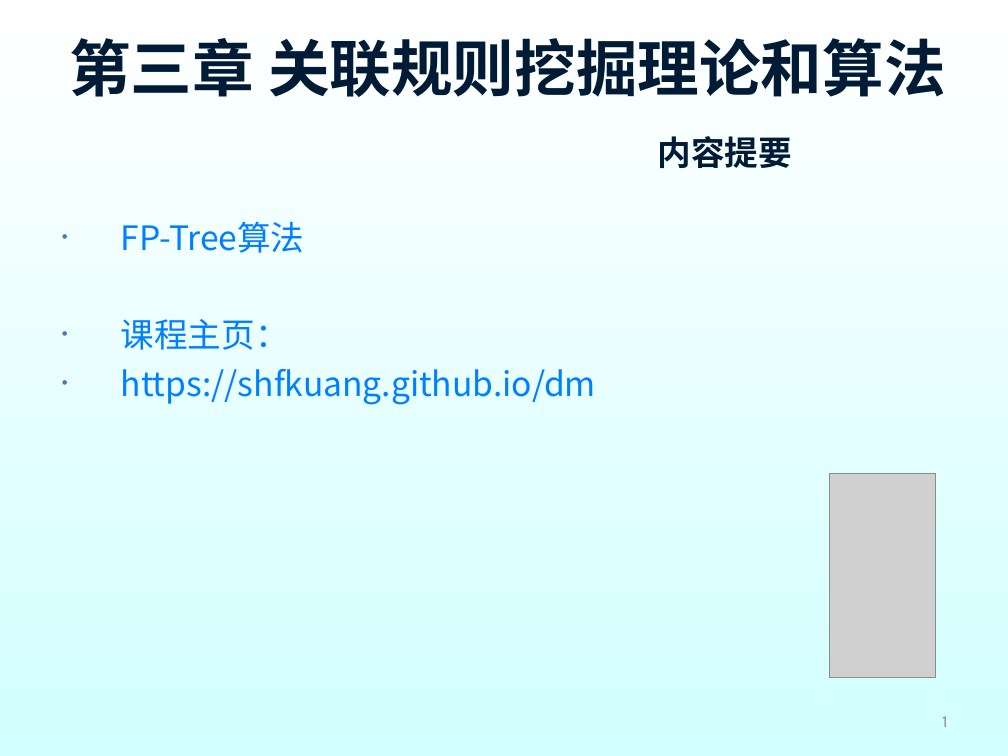
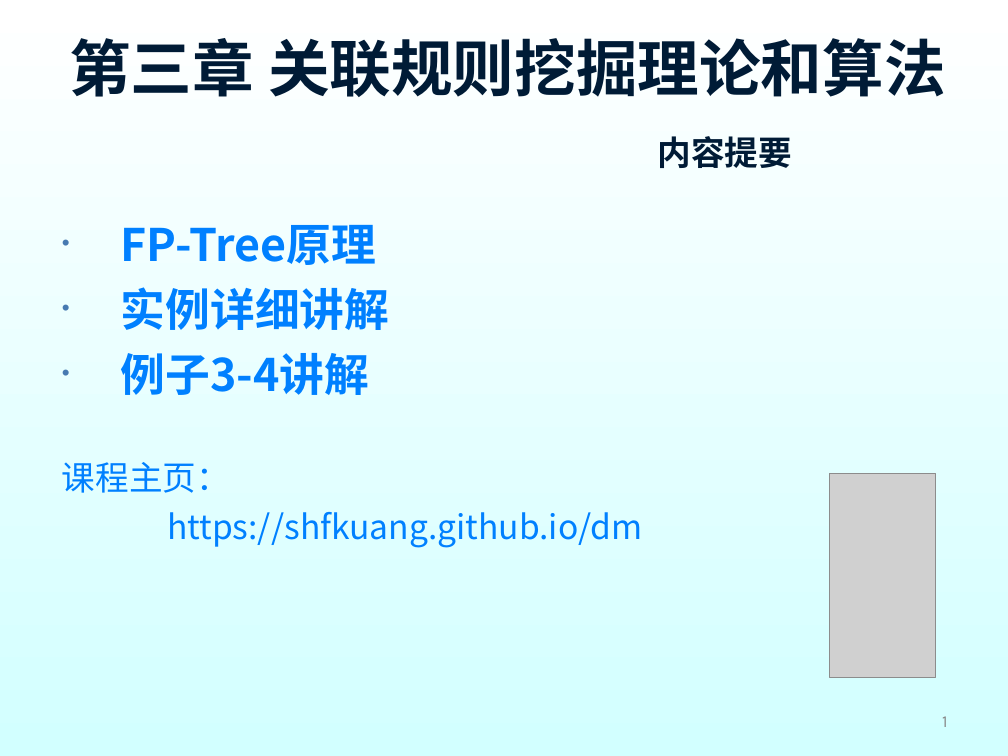
Before and after one commit to shfkuang/shfkuang.github.io, a slide deck: slide 1 of dm/ch3.3.ppt. Drawn at 1008x756 pixels with LibreOffice and Linux fonts; fonts in the diff are those of the drawing; grey boxes stand for pictures; background and template pictures are left out. Boxes give left, top, right and bottom in pixels: in the first picture for what was removed or moved away, otherwise in the second. Text is boxed around its words. In the diff, an @@ line names an element or a change of style, - is before the commit and + after.

```diff
--- a/dm/ch3.3.ppt
+++ b/dm/ch3.3.ppt
@@ text at [121,225,390,395]: text changed; size 24 to 32 pt; bold on @@
-• FP-Tree算法
+• FP-Tree原理
+• 实例详细讲解
+• 例子3-4讲解
@@ text at [62,462,642,548]: bullet • to none @@
```
Also in this commit, not shown: 2 other slides changed, 1 other file.
